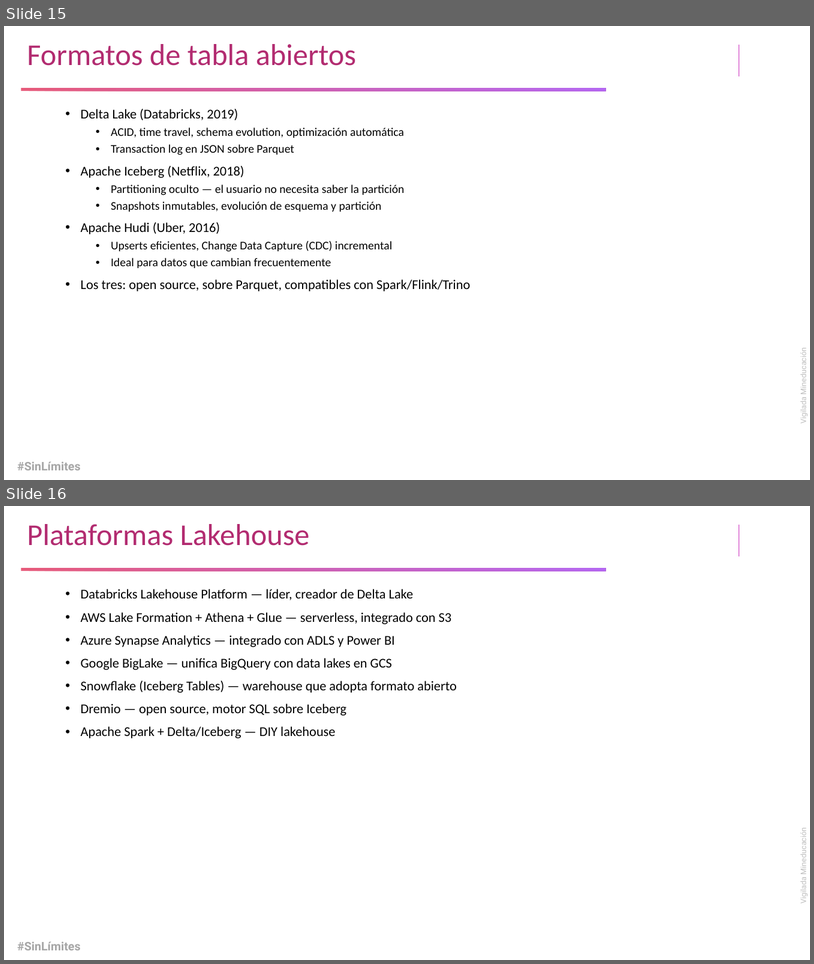
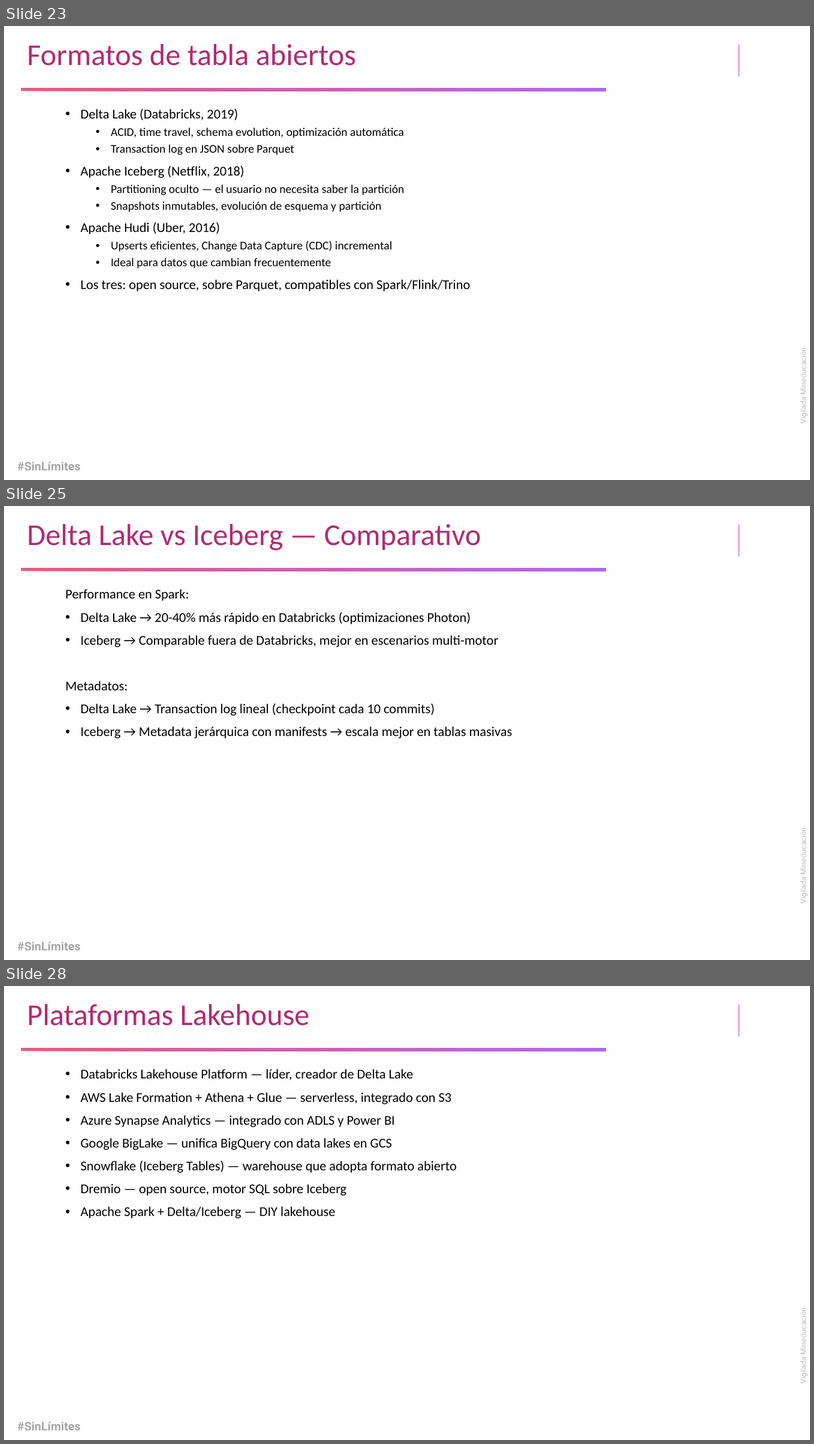
Before and after one commit to LeOsorio123/bigdata-101, a slide deck: resources/lakehouse.pptx. Shown one above the other, each under a label of ours: slides 15 and 16 before the commit, slides 23, 25 and 28 after it; the slides between them are not shown. The pictures are 814x964 and 814x1444 pixels, drawn with LibreOffice and Linux fonts; fonts in the diff are those of the drawing; background and template pictures are left out. Boxes give left, top, right and bottom in pixels: in the first picture for what was removed or moved away, otherwise in the second. Text is boxed around its words. In the diff, an @@ line names an element or a change of style, - is before the commit and + after.

Commit message:
feat(resources): Add Spark 101 presentation and update lakehouse slides
- Add new Spark 101 presentation covering core concepts and architecture
- Update lakehouse presentation with latest content and improvements
- Enhance course materials with comprehensive presentation resources

```diff
--- a/resources/lakehouse.pptx
+++ b/resources/lakehouse.pptx
@@ slide 25 added at <box>4,506,810,960</box>, background #FFFFFF; not listed: 4 template elements that a slide beside it also shows @@
@@ title added at <box>27,524,481,550</box>, 36 pt, text #B22B70 @@
+Delta Lake vs Iceberg — Comparativo
@@ text added at <box>65,589,513,738</box>, 16 pt, text #000000 @@
+Performance en Spark:
+• Delta Lake → 20-40% más rápido en Databricks (optimizaciones Photon)
+• Iceberg → Comparable fuera de Databricks, mejor en escenarios multi-motor
+Metadatos:
+• Delta Lake → Transaction log lineal (checkpoint cada 10 commits)
+• Iceberg → Metadata jerárquica con manifests → escala mejor en tablas masivas
@@ what was slide 15 is now slide 23 @@
@@ what was slide 16 is now slide 28 @@
```
Also in this commit, not shown: 11 other slides added, 1 other file.
